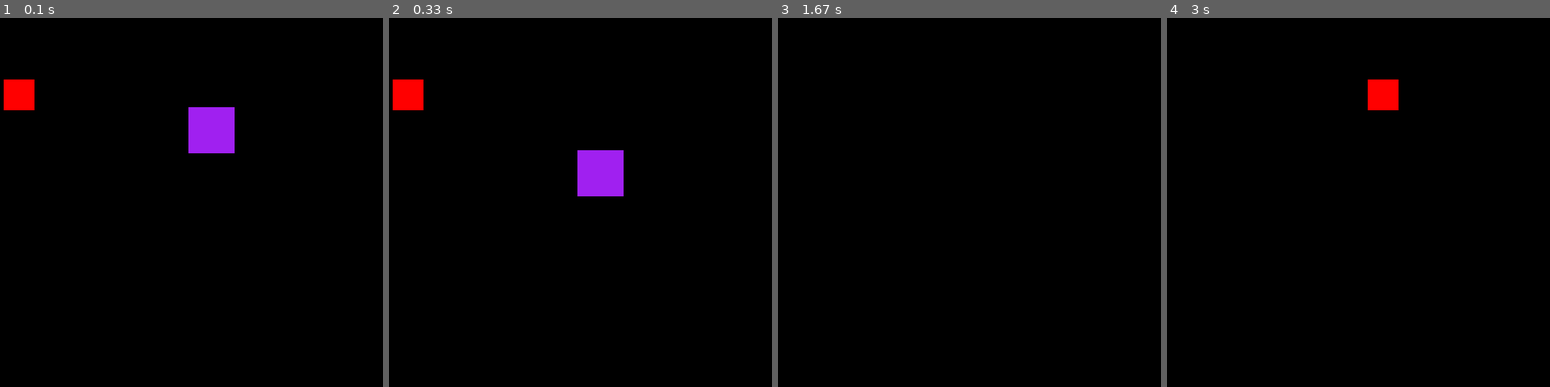
Above: before the commit, frames 1-4 (left to right).
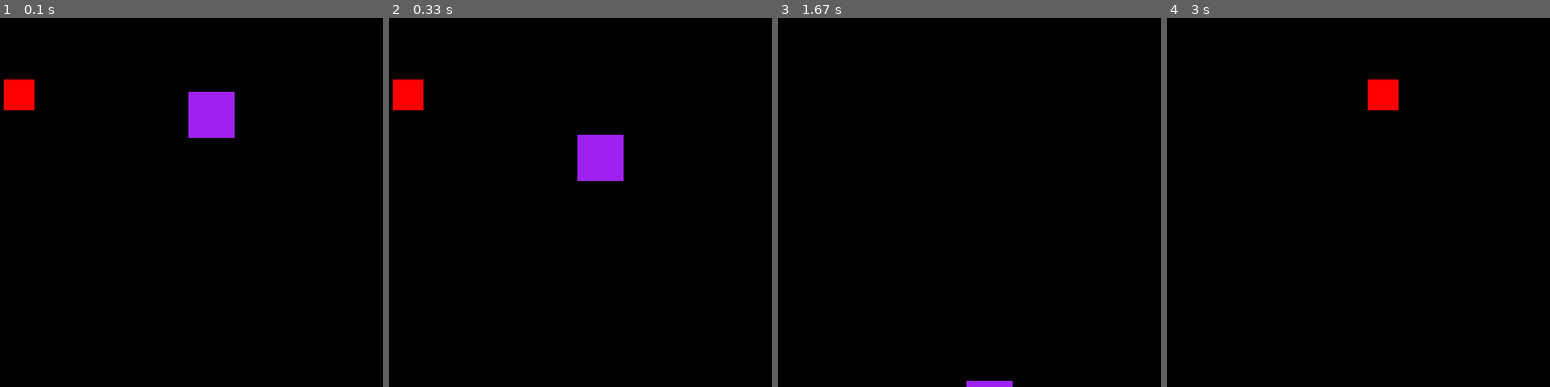
Above: after the commit, the same moments.

Repository: FRANCISCODANIEL03/Proyectos-PYTHON
Game: pygame game, started from JUEGO/pygame1.py
Two runs of this game, one before a commit and one after it. Both use one fixed random seed, a clock stepped at 60 frames per second and the inputs below.
Inputs:
- Up to frame 1 (0.1 s): no input
- Up to frame 2 (0.33 s): no input
- Up to frame 3 (1.67 s): hold D 0.33-0.8 s; hold W 0.83-1.13 s; hold D 1.17-1.63 s
- Up to frame 4 (3 s): hold S 2.23-2.53 s; hold A 2.57-2.97 s

The runs differ from the first frame. In frame 1, 1.0% of the frame differs, in the area x 49-62%, y 20-37%; in frame 2, 1.0%; in frame 3, 0.2%; in frame 4, nothing differs.

Commit message:
add fps and time between enemys

Diff:
--- a/JUEGO/pygame1.py
+++ b/JUEGO/pygame1.py
@@ -5,8 +5,14 @@
 ANCHO = 800
 ALTO = 600
 VENTANA = pygame.display.set_mode([ANCHO,ALTO])
+FPS = 60
 
 jugando = True
+
+reloj = pygame.time.Clock()
+
+tiempo_pasado = 0
+tiempo_entre_enemigos = 500
 
 cubo = Cubo(100,100)
 
@@ -25,6 +31,8 @@
         cubo.x += cubo.velocidad
 
 while jugando:
+    tiempo_pasado += reloj.tick(FPS)
+
     eventos = pygame.event.get()
 
     teclas = pygame.key.get_pressed()
